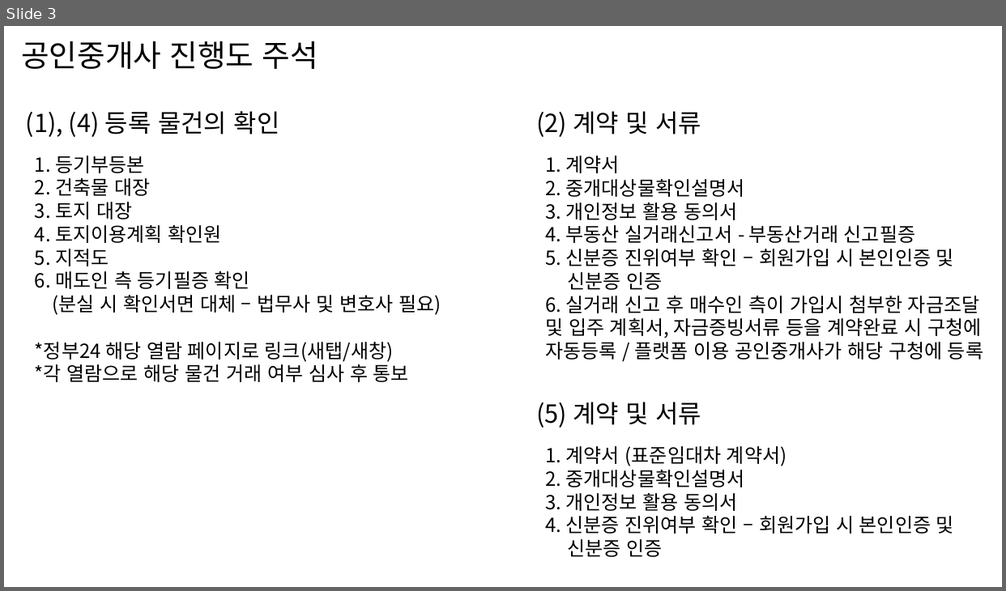
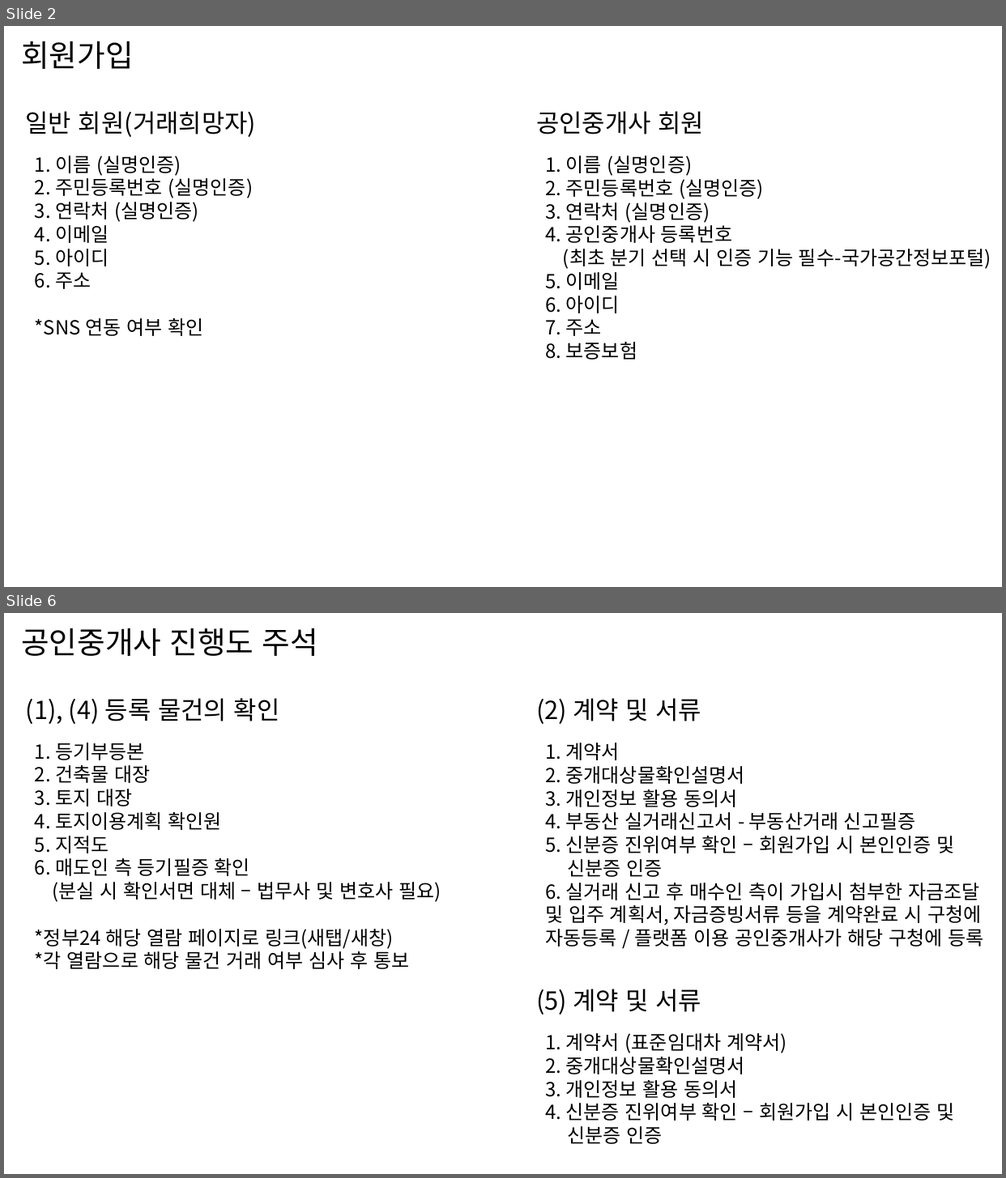
Before and after one commit to cl0cktree/fixability, a slide deck: 공용폴더/이용컨탠츠별페이지접근-계약.pptx. Shown one above the other, each under a label of ours: slide 3 before the commit, slides 2 and 6 after it; the slides between them are not shown. The pictures are 1006x591 and 1006x1178 pixels, drawn with LibreOffice and Linux fonts; fonts in the diff are those of the drawing. Boxes give left, top, right and bottom in pixels: in the first picture for what was removed or moved away, otherwise in the second. Text is boxed around its words. In the diff, an @@ line names an element or a change of style, - is before the commit and + after.

```diff
--- a/공용폴더/이용컨탠츠별페이지접근-계약.pptx
+++ b/공용폴더/이용컨탠츠별페이지접근-계약.pptx
@@ slide 2 added at (4, 26, 1002, 587), background #FFFFFF @@
@@ text added at (21, 41, 133, 69), 22 pt, text #000000 @@
+회원가입
@@ text added at (26, 111, 256, 137), 18 pt, text #000000 @@
+일반 회원(거래희망자)
@@ text added at (536, 111, 705, 135), 18 pt, text #000000 @@
+공인중개사 회원
@@ text added at (35, 156, 253, 336), 14 pt, text #000000 @@
+1. 이름 (실명인증)
+2. 주민등록번호 (실명인증)
+3. 연락처 (실명인증)
+4. 이메일
+5. 아이디
+6. 주소
+*SNS 연동 여부 확인
@@ text added at (545, 156, 991, 360), 14 pt, text #000000 @@
+1. 이름 (실명인증)
+2. 주민등록번호 (실명인증)
+3. 연락처 (실명인증)
+4. 공인중개사 등록번호
+(최초 분기 선택 시 인증 기능 필수-국가공간정보포털)
+5. 이메일
+6. 아이디
+7. 주소
+8. 보증보험
@@ what was slide 3 is now slide 6 @@
```
Also in this commit, not shown: 2 slides changed, 2 other slides added.
